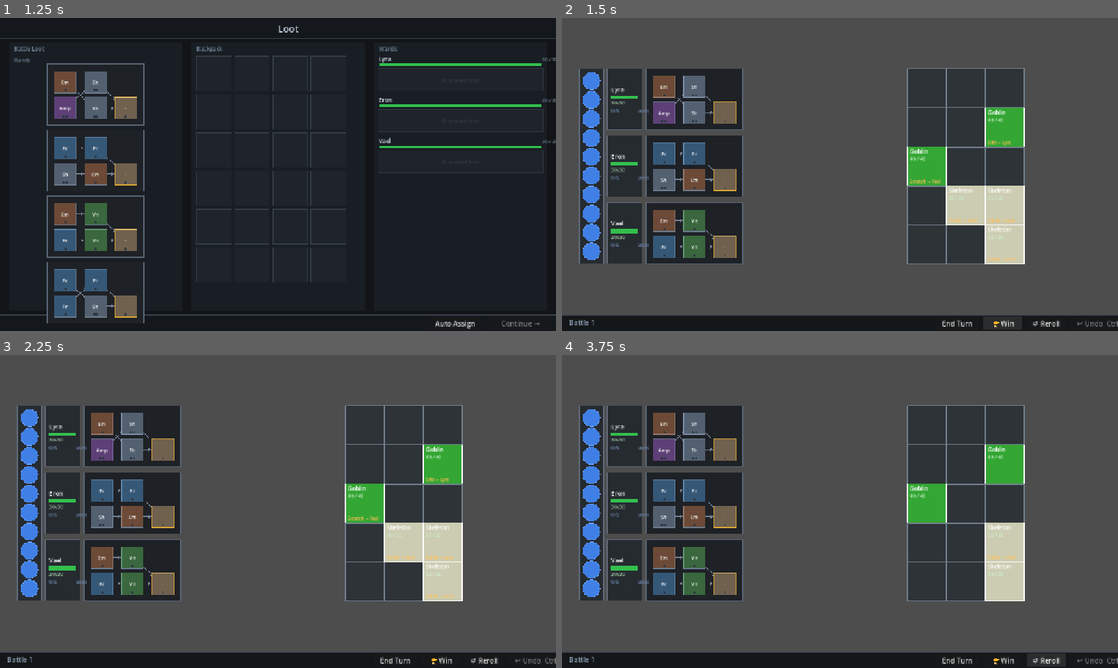
Above: before the commit, frames 1-4 (two rows, left to right).
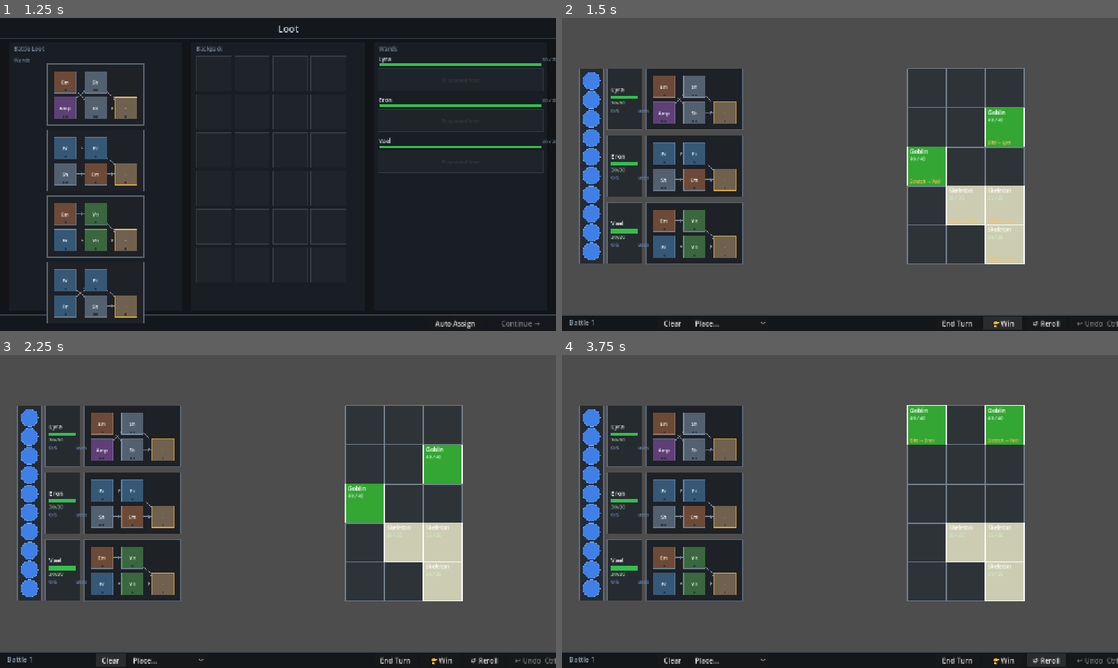
Above: after the commit, the same moments.

Repository: MoYapro/magic-monster-battle
Game: Godot game, scene res://scenes/world/path_selection_screen.tscn
Two runs of this game, one before a commit and one after it. Both use one fixed random seed, a clock stepped at 60 frames per second and the inputs below.
Inputs (mouse positions are in pixels of both pictures, inside the frame that each line leads up to):
- Up to frame 1 (1.25 s): tap Enter at 0.5 s; move the mouse to (400, 158) at 0.52 s; tap Z at 0.6 s; click (400, 158) at 0.67 s
- Up to frame 2 (1.5 s): click "Auto Assign" at 1.25 s
- Up to frame 3 (2.25 s): click (111, 661) at 2 s, where only the run after the commit has a clickable "Clear"
- Up to frame 4 (3.75 s): click (728, 661) at 2.75 s, where only the run after the commit has a clickable "Place..."; click "↺ Reroll" at 3.5 s

Frame 1 is identical in both runs. In frame 2, less than 0.1% of the frame differs, in the area x 18-37%, y 96-99%; in frame 3, 0.3%; in frame 4, 4.7%, in the area x 18-84%, y 16-99%.

Commit message:
add more monsters and poison + fire attacks

Diff:
--- a/scripts/battle/actions/action_end_turn.gd
+++ b/scripts/battle/actions/action_end_turn.gd
@@ -30,6 +30,26 @@
 		for t: MonsterTraitData in enemy.traits:
 			new_state = t.apply_end_of_round(new_state, setup, enemy.id) as BattleState
 
+	# Poison: 1 damage per stack, remove 1 stack
+	for i in new_state.mage_poison.size():
+		if new_state.mage_poison[i] > 0:
+			new_state.mage_hp[i] = max(0, new_state.mage_hp[i] - 1)
+			new_state.mage_poison[i] -= 1
+	for enemy_id: String in new_state.enemy_poison:
+		if new_state.enemy_poison[enemy_id] > 0 and new_state.enemy_hp.has(enemy_id):
+			new_state.enemy_hp[enemy_id] = max(0, new_state.enemy_hp[enemy_id] - 1)
+			new_state.enemy_poison[enemy_id] -= 1
+
+	# Fire: deal damage equal to stacks, then halve stacks
+	for i in new_state.mage_fire.size():
+		if new_state.mage_fire[i] > 0:
+			new_state.mage_hp[i] = max(0, new_state.mage_hp[i] - new_state.mage_fire[i])
+			new_state.mage_fire[i] /= 2
+	for enemy_id: String in new_state.enemy_fire:
+		if new_state.enemy_fire[enemy_id] > 0 and new_state.enemy_hp.has(enemy_id):
+			new_state.enemy_hp[enemy_id] = max(0, new_state.enemy_hp[enemy_id] - new_state.enemy_fire[enemy_id])
+			new_state.enemy_fire[enemy_id] /= 2
+
 	# Reset turn resources
 	new_state.mana = setup.max_mana
 	for i in new_state.mage_mana_spent.size():
--- a/scripts/battle/actions/action_zap_wand.gd
+++ b/scripts/battle/actions/action_zap_wand.gd
@@ -16,6 +16,7 @@
 	var wand := setup.wands[mage_index]
 
 	var damage := 0
+	var fire_damage := 0
 	var pattern: Array[Vector2i] = [Vector2i(0, 0)]
 
 	for slot: SpellSlotData in wand.slots:
@@ -26,8 +27,12 @@
 		if charges < slot.spell.mana_cost:
 			continue  # inactive — skip
 		damage += slot.spell.damage
+		if slot.spell.tags.has("fire"):
+			fire_damage += slot.spell.damage
 		if slot.is_tip and not slot.spell.hit_pattern.is_empty():
 			pattern = slot.spell.hit_pattern
+
+	var fire_stacks: int = maxi(0, fire_damage - 1)
 
 	for cell: Vector2i in EnemyGrid.get_hit_cells(target_cell, pattern):
 		var eid: String = setup.get_enemy_id_at(cell)
@@ -44,6 +49,8 @@
 		if new_state.enemy_hp[eid] <= 0:
 			new_state.enemy_hp.erase(eid)
 			new_state.enemy_armor.erase(eid)
+		elif fire_stacks > 0:
+			new_state.enemy_fire[eid] = new_state.enemy_fire.get(eid, 0) + fire_stacks
 
 	for slot: SpellSlotData in wand.slots:
 		new_state.slot_charges.erase("%d/%s" % [mage_index, slot.id])
--- a/scripts/battle/battle_scene.gd
+++ b/scripts/battle/battle_scene.gd
@@ -1,4 +1,20 @@
 extends Node2D
+
+const _MONSTERS: Array = [
+	["Goblin",        preload("res://scripts/battle/monsters/goblin.gd")],
+	["Skeleton",      preload("res://scripts/battle/monsters/skeleton.gd")],
+	["Witch",         preload("res://scripts/battle/monsters/witch.gd")],
+	["Troll",         preload("res://scripts/battle/monsters/troll.gd")],
+	["Shield Ogre",   preload("res://scripts/battle/monsters/shield_ogre.gd")],
+	["Scorpion",      preload("res://scripts/battle/monsters/scorpion.gd")],
+	["Fire Elemental",preload("res://scripts/battle/monsters/fire_elemental.gd")],
+	["Treant",        preload("res://scripts/battle/monsters/treant.gd")],
+	["Stone Giant",   preload("res://scripts/battle/monsters/stone_giant.gd")],
+	["Frost Mage",    preload("res://scripts/battle/monsters/frost_mage.gd")],
+	["Bog Shambler",  preload("res://scripts/battle/monsters/bog_shambler.gd")],
+	["Cave Spider",   preload("res://scripts/battle/monsters/cave_spider.gd")],
+	["Cursed Knight", preload("res://scripts/battle/monsters/cursed_knight.gd")],
+]
 
 const SCREEN_W := 1280.0
 const SCREEN_H := 720.0
@@ -31,6 +47,14 @@
 var _intent_hover_enemy: String = ""
 var _intent_hover_mage: int = -1
 
+# debug placement
+var _battle_enemies: Array[EnemyData] = []
+var _battle_positions: Array[Vector2i] = []
+var _place_cls: Variant = null
+var _place_size: Vector2i = Vector2i(1, 1)
+var _place_id_counter: Dictionary = {}
+var _place_dropdown: OptionButton = null
+
 
 func _ready() -> void:
 	_build_bottom_bar()
@@ -55,6 +79,22 @@
 	sep.position = Vector2(0, SCREEN_H - BOTTOM_BAR_H)
 	sep.size = Vector2(SCREEN_W, 1)
 	layer.add_child(sep)
+
+	var clear_button := Button.new()
+	clear_button.text = "Clear"
+	clear_button.size = Vector2(70, BOTTOM_BAR_H - 10)
+	clear_button.position = Vector2(220, SCREEN_H - BOTTOM_BAR_H + 5)
+	clear_button.pressed.connect(_on_clear_pressed)
+	layer.add_child(clear_button)
+
+	_place_dropdown = OptionButton.new()
+	_place_dropdown.size = Vector2(175, BOTTOM_BAR_H - 10)
+	_place_dropdown.position = Vector2(298, SCREEN_H - BOTTOM_BAR_H + 5)
+	_place_dropdown.add_item("Place...")
+	for entry in _MONSTERS:
+		_place_dropdown.add_item(entry[0])
+	_place_dropdown.item_selected.connect(_on_place_item_selected)
+	layer.add_child(_place_dropdown)
 
 	var battle_label := Label.new()
 	battle_label.text = "Battle %d" % (GameState.battle_count + 1)
@@ -107,7 +147,50 @@
 
 func _on_reroll_pressed() -> void:
 	_cancel_targeting()
+	_place_cls = null
 	_build_setup()
+
+
+func _on_clear_pressed() -> void:
+	_cancel_targeting()
+	_place_cls = null
+	_battle_enemies.clear()
+	_battle_positions.clear()
+	_place_id_counter.clear()
+	_rebuild_battle()
+
+
+func _on_place_item_selected(index: int) -> void:
+	if index == 0:
+		_place_cls = null
+		return
+	_cancel_targeting()
+	var entry: Array = _MONSTERS[index - 1]
+	_place_cls = entry[1]
+	_place_size = (_place_cls.new() as EnemyData).grid_size
+
+
+func _place_enemy_at(cell: Vector2i) -> void:
+	var occupied: Dictionary = {}
+	for i in _battle_positions.size():
+		var sz: Vector2i = _battle_enemies[i].grid_size
+		for dx in range(sz.x):
+			for dy in range(sz.y):
+				occupied[_battle_positions[i] + Vector2i(dx, dy)] = true
+	for dx in range(_place_size.x):
+		for dy in range(_place_size.y):
+			var c := cell + Vector2i(dx, dy)
+			if c.x >= EnemyGrid.COLS or c.y >= EnemyGrid.ROWS or occupied.has(c):
+				return
+	var enemy: EnemyData = _place_cls.new()
+	var base_id := enemy.display_name.to_lower().replace(" ", "_")
+	_place_id_counter[base_id] = _place_id_counter.get(base_id, 0) + 1
+	enemy.id = base_id + "_" + str(_place_id_counter[base_id])
+	_battle_enemies.append(enemy)
+	_battle_positions.append(cell)
+	_rebuild_battle()
+	_place_dropdown.select(0)
+	_place_cls = null
 
 
 func _refresh_ui() -> void:
@@ -191,11 +274,30 @@
 		biome = BiomesData.all()[0]
 	var biome_level: int = GameState.battle_count_by_biome.get(biome.name, 0) + 1
 	var composition := BattleComposer.compose(biome, biome_level, rng)
+	_battle_enemies = composition["enemies"]
+	_battle_positions = composition["positions"]
+	_place_id_counter.clear()
 	var wands: Array[WandData] = []
 	for wd: WandDisplay in _wand_displays:
 		wands.append(wd.get_wand_data())
-	_setup = BattleSetup.new(composition["enemies"], composition["positions"], _mages, wands, 10, composition["obstacles"], composition["obstacle_positions"])
+	_setup = BattleSetup.new(_battle_enemies, _battle_positions, _mages, wands, 10, composition["obstacles"], composition["obstacle_positions"])
 	_history = BattleHistory.new(_setup.make_initial_state(), _setup)
+	_apply_state(_history.current_state())
+
+
+func _rebuild_battle() -> void:
+	var prev := _history.current_state()
+	var wands: Array[WandData] = []
+	for wd: WandDisplay in _wand_displays:
+		wands.append(wd.get_wand_data())
+	_setup = BattleSetup.new(_battle_enemies, _battle_positions, _mages, wands, _setup.max_mana, _setup.obstacles, _setup.obstacle_positions)
+	var new_state := _setup.make_initial_state()
+	for i in new_state.mage_hp.size():
+		new_state.mage_hp[i] = prev.mage_hp[i]
+	new_state.mana = prev.mana
+	new_state.slot_charges = prev.slot_charges.duplicate()
+	new_state.mage_mana_spent = prev.mage_mana_spent.duplicate()
+	_history = BattleHistory.new(new_state, _setup)
 	_apply_state(_history.current_state())
 
 
@@ -431,6 +533,31 @@
 		get_viewport().set_input_as_handled()
 		return
 
+	if _place_cls != null:
+		if event is InputEventKey and event.pressed and event.keycode == KEY_ESCAPE:
+			enemy_grid.set_hovered_cells([])
+			_place_dropdown.select(0)
+			_place_cls = null
+			get_viewport().set_input_as_handled()
+			return
+		if event is InputEventMouseMotion:
+			var cell := enemy_grid.get_cell_at(enemy_grid.to_local((event as InputEventMouseMotion).position))
+			var cells: Array[Vector2i] = []
+			if cell.x >= 0:
+				for dx in range(_place_size.x):
+					for dy in range(_place_size.y):
+						cells.append(cell + Vector2i(dx, dy))
+			enemy_grid.set_hovered_cells(cells)
+			return
+		if event is InputEventMouseButton and event.pressed \
+				and event.button_index == MOUSE_BUTTON_LEFT:
+			var cell := enemy_grid.get_cell_at(enemy_grid.to_local((event as InputEventMouseButton).position))
+			if cell.x >= 0:
+				enemy_grid.set_hovered_cells([])
+				_place_enemy_at(cell)
+				get_viewport().set_input_as_handled()
+			return
+
 	if _targeting_wand == null:
 		if event is InputEventMouseMotion:
 			_update_intent_hover((event as InputEventMouseMotion).position)
--- a/scripts/battle/battle_setup.gd
+++ b/scripts/battle/battle_setup.gd
@@ -45,6 +45,8 @@
 	for mage: MageData in mages:
 		state.mage_hp.append(mage.max_hp)
 		state.mage_mana_spent.append(0)
+		state.mage_poison.append(0)
+		state.mage_fire.append(0)
 	state.mana = max_mana
 	var rng := RandomNumberGenerator.new()
 	rng.randomize()
--- a/scripts/battle/battle_state.gd
+++ b/scripts/battle/battle_state.gd
@@ -7,6 +7,10 @@
 # obstacle_id -> current_hp (absent = destroyed)
 var obstacle_hp: Dictionary = {}
 var mage_hp: Array[int] = []
+var mage_poison: Array[int] = []   # stacks per mage; each stack deals 1 dmg then decrements
+var enemy_poison: Dictionary = {}  # enemy_id -> stacks
+var mage_fire: Array[int] = []     # fire stacks per mage; deal stacks dmg then halve each round
+var enemy_fire: Dictionary = {}    # enemy_id -> fire stacks
 var mana: int = 0
 # "mage_index/slot_id" -> charges placed on that slot
 var slot_charges: Dictionary = {}
@@ -23,6 +27,12 @@
 	s.obstacle_hp = obstacle_hp.duplicate()
 	for hp: int in mage_hp:
 		s.mage_hp.append(hp)
+	for v: int in mage_poison:
+		s.mage_poison.append(v)
+	s.enemy_poison = enemy_poison.duplicate()
+	for v: int in mage_fire:
+		s.mage_fire.append(v)
+	s.enemy_fire = enemy_fire.duplicate()
 	s.mana = mana
 	s.slot_charges = slot_charges.duplicate()
 	for v: int in mage_mana_spent:
--- a/scripts/battle/monster_actions/monster_action_attack.gd
+++ b/scripts/battle/monster_actions/monster_action_attack.gd
@@ -9,9 +9,13 @@
 	damage = p_damage
 
 
-func execute(state: BattleState, _setup: BattleSetup,
-		_enemy_id: String, target: int) -> BattleState:
+func execute(state: BattleState, setup: BattleSetup,
+		enemy_id: String, target: int) -> BattleState:
 	var new_state := state.duplicate()
 	if target >= 0 and target < new_state.mage_hp.size():
 		new_state.mage_hp[target] = max(0, new_state.mage_hp[target] - damage)
+		var enemy := setup.get_enemy(enemy_id)
+		if enemy != null:
+			for t: MonsterTraitData in enemy.traits:
+				new_state = t.apply_on_hit(new_state, setup, enemy_id, target, damage) as BattleState
 	return new_state
--- a/scripts/battle/monster_traits/monster_trait_data.gd
+++ b/scripts/battle/monster_traits/monster_trait_data.gd
@@ -12,3 +12,7 @@
 
 func apply_end_of_round(state: BattleState, _setup: BattleSetup, _enemy_id: String) -> BattleState:
 	return state
+
+
+func apply_on_hit(state: BattleState, _setup: BattleSetup, _enemy_id: String, _target_mage: int, _damage: int) -> BattleState:
+	return state
--- /dev/null
+++ b/scripts/battle/monster_traits/monster_trait_fire.gd
@@ -0,0 +1,13 @@
+class_name MonsterTraitFire extends MonsterTraitData
+
+
+func _init() -> void:
+	super("Fire", 2)
+
+
+func apply_on_hit(state: BattleState, _setup: BattleSetup, _enemy_id: String, target_mage: int, damage: int) -> BattleState:
+	if target_mage < 0 or target_mage >= state.mage_fire.size():
+		return state
+	var new_state := state.duplicate()
+	new_state.mage_fire[target_mage] += max(0, damage - 1)
+	return new_state
--- /dev/null
+++ b/scripts/battle/monster_traits/monster_trait_venom.gd
@@ -0,0 +1,16 @@
+class_name MonsterTraitVenom extends MonsterTraitData
+
+var stacks: int
+
+
+func _init(p_stacks: int) -> void:
+	super("Venom %d" % p_stacks, 2)
+	stacks = p_stacks
+
+
+func apply_on_hit(state: BattleState, _setup: BattleSetup, _enemy_id: String, target_mage: int, _damage: int) -> BattleState:
+	if target_mage < 0 or target_mage >= state.mage_poison.size():
+		return state
+	var new_state := state.duplicate()
+	new_state.mage_poison[target_mage] += stacks
+	return new_state
--- /dev/null
+++ b/scripts/battle/monsters/bog_shambler.gd
@@ -0,0 +1,12 @@
+class_name BogShambler extends EnemyData
+
+func _init() -> void:
+	super("bog_shambler_1", "Bog Shambler", 70, Vector2i(1, 1), Color(0.22, 0.35, 0.18))
+	main_role = MonsterRole.Type.CROWD_CONTROLLER
+	difficulty_rating = 22
+	drop_pool = [SpellVenom.create(), SpellFrost.create()]
+	action_pool = [
+		MonsterActionAttack.new("Mudslap", 5),
+		MonsterActionAttack.new("Entangle", 4),
+		MonsterActionAttack.new("Bog Slam", 7),
+	]
--- /dev/null
+++ b/scripts/battle/monsters/cave_spider.gd
@@ -0,0 +1,13 @@
+class_name CaveSpider extends EnemyData
+
+func _init() -> void:
+	super("cave_spider_1", "Cave Spider", 35, Vector2i(1, 1), Color(0.18, 0.15, 0.22))
+	main_role = MonsterRole.Type.TRAPPER
+	difficulty_rating = 18
+	traits = [MonsterTraitVenom.new(3)]
+	drop_pool = [SpellVenom.create(), SpellShield.create()]
+	action_pool = [
+		MonsterActionAttack.new("Bite", 6),
+		MonsterActionAttack.new("Web Shot", 3),
+		MonsterActionAttack.new("Venom Bite", 8),
+	]
--- /dev/null
+++ b/scripts/battle/monsters/cursed_knight.gd
@@ -0,0 +1,14 @@
+class_name CursedKnight extends EnemyData
+
+func _init() -> void:
+	super("cursed_knight_1", "Cursed Knight", 85, Vector2i(1, 1), Color(0.28, 0.22, 0.40))
+	main_role = MonsterRole.Type.BATTLEMAGE
+	off_role = MonsterRole.Type.TANK
+	difficulty_rating = 38
+	traits = [MonsterTraitArmor.new(20)]
+	drop_pool = [SpellEmber.create(), SpellFrost.create()]
+	action_pool = [
+		MonsterActionAttack.new("Curse Strike", 9),
+		MonsterActionAttack.new("Dark Slash", 7),
+		MonsterActionHeal.new("Dark Mend", 15),
+	]
--- /dev/null
+++ b/scripts/battle/monsters/fire_elemental.gd
@@ -0,0 +1,13 @@
+class_name FireElemental extends EnemyData
+
+func _init() -> void:
+	super("fire_elemental_1", "Fire Elemental", 60, Vector2i(1, 1), Color(0.95, 0.40, 0.05))
+	main_role = MonsterRole.Type.MAGE
+	difficulty_rating = 32
+	traits = [MonsterTraitFire.new()]
+	drop_pool = [SpellEmber.create(), SpellAmplify.create()]
+	action_pool = [
+		MonsterActionAttack.new("Fire Blast", 9),
+		MonsterActionAttack.new("Ignite", 5),
+		MonsterActionAttack.new("Flame Wave", 7),
+	]
--- /dev/null
+++ b/scripts/battle/monsters/frost_mage.gd
@@ -0,0 +1,12 @@
+class_name FrostMage extends EnemyData
+
+func _init() -> void:
+	super("frost_mage_1", "Frost Mage", 55, Vector2i(1, 1), Color(0.55, 0.80, 0.95))
+	main_role = MonsterRole.Type.MAGE
+	difficulty_rating = 28
+	drop_pool = [SpellFrost.create(), SpellAmplify.create()]
+	action_pool = [
+		MonsterActionAttack.new("Ice Bolt", 8),
+		MonsterActionAttack.new("Blizzard", 6),
+		MonsterActionAttack.new("Frost Nova", 10),
+	]
--- /dev/null
+++ b/scripts/battle/monsters/scorpion.gd
@@ -0,0 +1,13 @@
+class_name Scorpion extends EnemyData
+
+func _init() -> void:
+	super("scorpion_1", "Scorpion", 45, Vector2i(1, 1), Color(0.70, 0.55, 0.20))
+	main_role = MonsterRole.Type.DAMAGE
+	difficulty_rating = 20
+	traits = [MonsterTraitVenom.new(5)]
+	drop_pool = [SpellVenom.create(), SpellEmber.create()]
+	action_pool = [
+		MonsterActionAttack.new("Sting", 7),
+		MonsterActionAttack.new("Claw", 4),
+		MonsterActionAttack.new("Venom Sting", 5),
+	]
--- /dev/null
+++ b/scripts/battle/monsters/stone_giant.gd
@@ -0,0 +1,14 @@
+class_name StoneGiant extends EnemyData
+
+func _init() -> void:
+	super("stone_giant_1", "Stone Giant", 180, Vector2i(1, 2), Color(0.50, 0.48, 0.44))
+	main_role = MonsterRole.Type.DRAIN_TANK
+	off_role = MonsterRole.Type.BRUISER
+	difficulty_rating = 52
+	traits = [MonsterTraitArmor.new(50)]
+	drop_pool = [SpellShield.create(), SpellAmplify.create()]
+	action_pool = [
+		MonsterActionAttack.new("Crush", 15),
+		MonsterActionAttack.new("Boulder Throw", 10),
+		MonsterActionHeal.new("Mend Stone", 30),
+	]
--- /dev/null
+++ b/scripts/battle/monsters/treant.gd
@@ -0,0 +1,14 @@
+class_name Treant extends EnemyData
+
+func _init() -> void:
+	super("treant_1", "Treant", 130, Vector2i(1, 2), Color(0.30, 0.22, 0.10))
+	main_role = MonsterRole.Type.TANK
+	off_role = MonsterRole.Type.SUSTAINER
+	difficulty_rating = 45
+	traits = [MonsterTraitRegen.new(10)]
+	drop_pool = [SpellShield.create(), SpellVenom.create()]
+	action_pool = [
+		MonsterActionAttack.new("Bash", 11),
+		MonsterActionAttack.new("Root", 5),
+		MonsterActionHeal.new("Regrow", 20),
+	]
--- a/scripts/world/biomes_data.gd
+++ b/scripts/world/biomes_data.gd
@@ -54,13 +54,13 @@
 	var cave     := BiomeData.new("Cave",     "Darkness is the least of your fears.",  Color(0.30, 0.25, 0.40), Vector2i(5, 5))
 	var ruins    := BiomeData.new("Ruins",    "Something still walks these halls.",    Color(0.55, 0.45, 0.35), Vector2i(7, 6))
 
-	desert.monster_pool   = [Goblin, Skeleton]
-	volcano.monster_pool  = [Goblin, ShieldOgre]
-	forest.monster_pool   = [Goblin, Troll]
-	mountain.monster_pool = [Troll, ShieldOgre]
-	tundra.monster_pool   = [Skeleton, Troll]
-	swamp.monster_pool    = [Goblin, Witch, Troll]
-	cave.monster_pool     = [Goblin, Troll, ShieldOgre]
-	ruins.monster_pool    = [Skeleton, Witch, ShieldOgre]
+	desert.monster_pool   = [Goblin, Skeleton, Scorpion]
+	volcano.monster_pool  = [Goblin, ShieldOgre, FireElemental]
+	forest.monster_pool   = [Goblin, Troll, Treant]
+	mountain.monster_pool = [Troll, ShieldOgre, StoneGiant]
+	tundra.monster_pool   = [Skeleton, Troll, FrostMage]
+	swamp.monster_pool    = [Goblin, Witch, Troll, BogShambler]
+	cave.monster_pool     = [Goblin, Troll, ShieldOgre, CaveSpider]
+	ruins.monster_pool    = [Skeleton, Witch, ShieldOgre, CursedKnight]
 
 	return [desert, volcano, forest, mountain, tundra, swamp, cave, ruins]
Not shown, added: scripts/battle/monster_traits/monster_trait_fire.gd.uid
Not shown, added: scripts/battle/monster_traits/monster_trait_venom.gd.uid
Not shown, added: scripts/battle/monsters/bog_shambler.gd.uid
Not shown, added: scripts/battle/monsters/cave_spider.gd.uid
Not shown, added: scripts/battle/monsters/cursed_knight.gd.uid
Not shown, added: scripts/battle/monsters/fire_elemental.gd.uid
Not shown, added: scripts/battle/monsters/frost_mage.gd.uid
Not shown, added: scripts/battle/monsters/scorpion.gd.uid
Not shown, added: scripts/battle/monsters/stone_giant.gd.uid
Not shown, added: scripts/battle/monsters/treant.gd.uid
